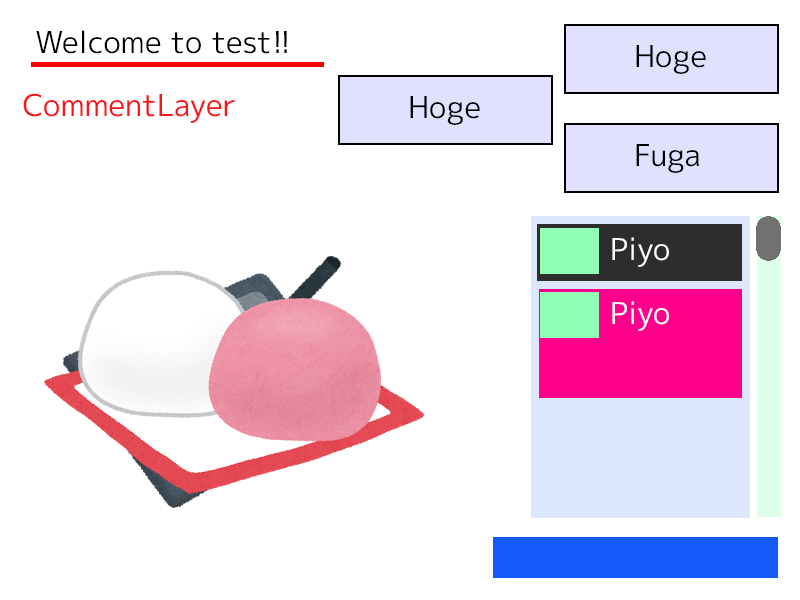
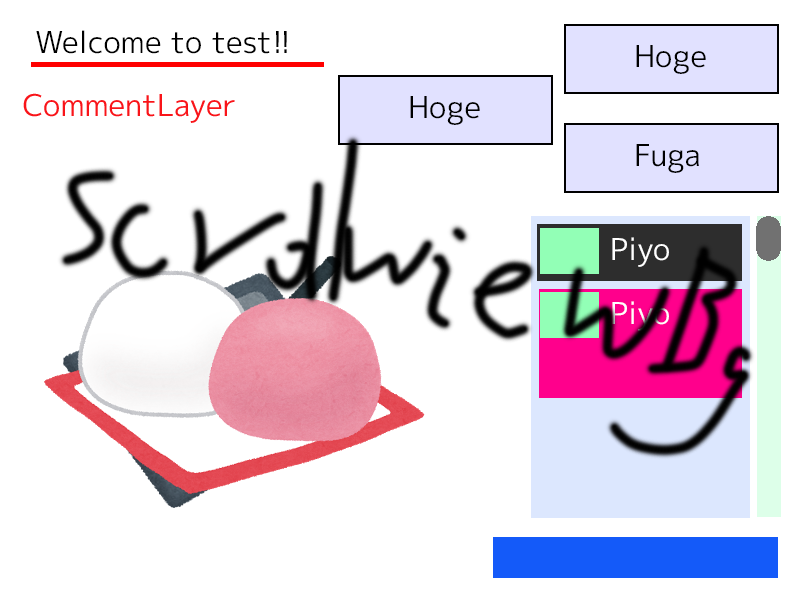
Layered file, before and after one edit (800 x 600). Changes by layer:
added group "ScrollViewRootList" with 7 layers above "ButtonSample@Pivot=TopRight" over bbox(58, 134, 755, 460)
added group "ScrollView@Pivot=TopToBottom" with 6 layers in group "ScrollViewRootList" over bbox(58, 134, 755, 460)
added layer "ScrollViewBg" in group "ScrollView@Pivot=TopToBottom" over bbox(58, 134, 755, 460)
